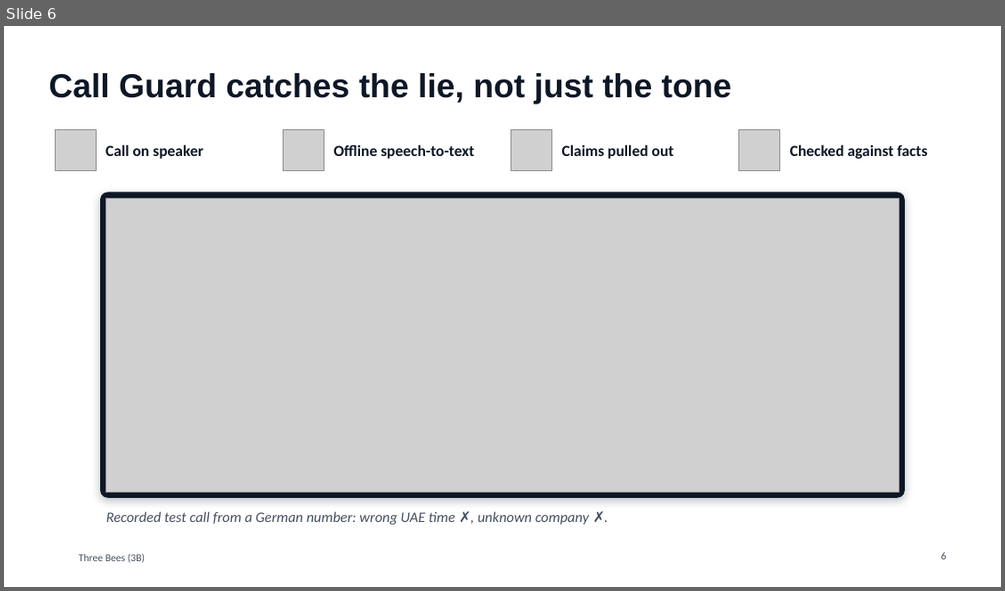
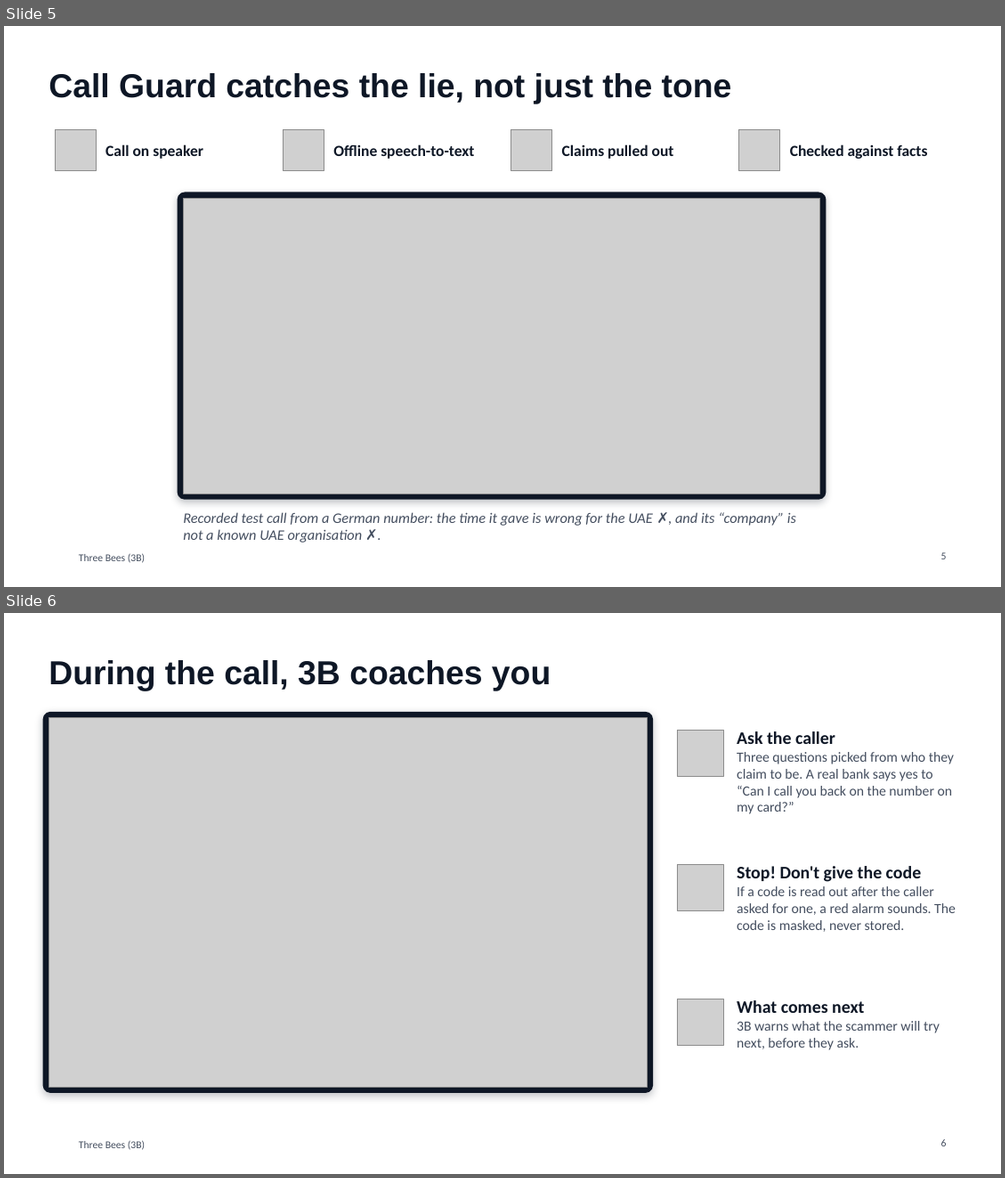
Before and after one commit to Mezx-1/three-bees, a slide deck: docs/presentation/ThreeBees_3B.pptx. Shown one above the other, each under a label of ours: slide 6 before the commit, slides 5 and 6 after it. The pictures are 1005x591 and 1005x1178 pixels, drawn with LibreOffice and Linux fonts; fonts in the diff are those of the drawing; grey boxes stand for pictures; background and template pictures are left out. Boxes give left, top, right and bottom in pixels: in the first picture for what was removed or moved away, otherwise in the second. Text is boxed around its words. In the diff, an @@ line names an element or a change of style, - is before the commit and + after.

```diff
--- a/docs/presentation/ThreeBees_3B.pptx
+++ b/docs/presentation/ThreeBees_3B.pptx
@@ slide 6 added at [4, 613, 1001, 1174], background #FFFFFF; not listed: 1 template element that a slide beside it also shows @@
@@ title added at [48, 660, 550, 690], 32 pt, text #0E1726, bold @@
+During the call, 3B coaches you
@@ rounded rectangle added at [43, 712, 653, 1093], fill #0E1726 @@
@@ picture added at [48, 718, 647, 1087] @@
@@ picture added at [677, 730, 723, 776] @@
@@ text added at [736, 731, 954, 814], 13.5 pt, text #444E5F @@
+Ask the caller
+Three questions picked from who they claim to be. A real bank says yes to “Can I call you back on the number on my card?”
@@ picture added at [677, 864, 723, 910] @@
@@ text added at [736, 866, 955, 932], 13.5 pt, text #444E5F @@
+Stop! Don't give the code
+If a code is read out after the caller asked for one, a red alarm sounds. The code is masked, never stored.
@@ picture added at [677, 999, 723, 1046] @@
@@ text added at [736, 1000, 939, 1050], 13.5 pt, text #444E5F @@
+What comes next
+3B warns what the scammer will try next, before they ask.
@@ page number added at [941, 1139, 947, 1146], 10 pt, text #444E5F @@
+6
@@ what was slide 6 is now slide 5 @@
@@ slide 5 changed as well @@
@@ rounded rectangle: place and size @@
-rounded rectangle at [100, 192, 905, 498]
+rounded rectangle at [178, 192, 826, 499]
@@ picture: place and size @@
-picture at [106, 198, 899, 491]
+picture at [184, 198, 821, 493]
@@ text at [183, 512, 796, 542]: text changed @@
-Recorded test call from a German number: wrong UAE time ✗, unknown company ✗.
+Recorded test call from a German number: the time it gave is wrong for the UAE ✗, and its “company” is not a known UAE organisation ✗.
@@ page number at [941, 552, 947, 559]: text changed @@
-6
+5
```
Also in this commit, not shown: 6 other slides changed, 3 other slides added, 3 slides removed, 1 other file.
